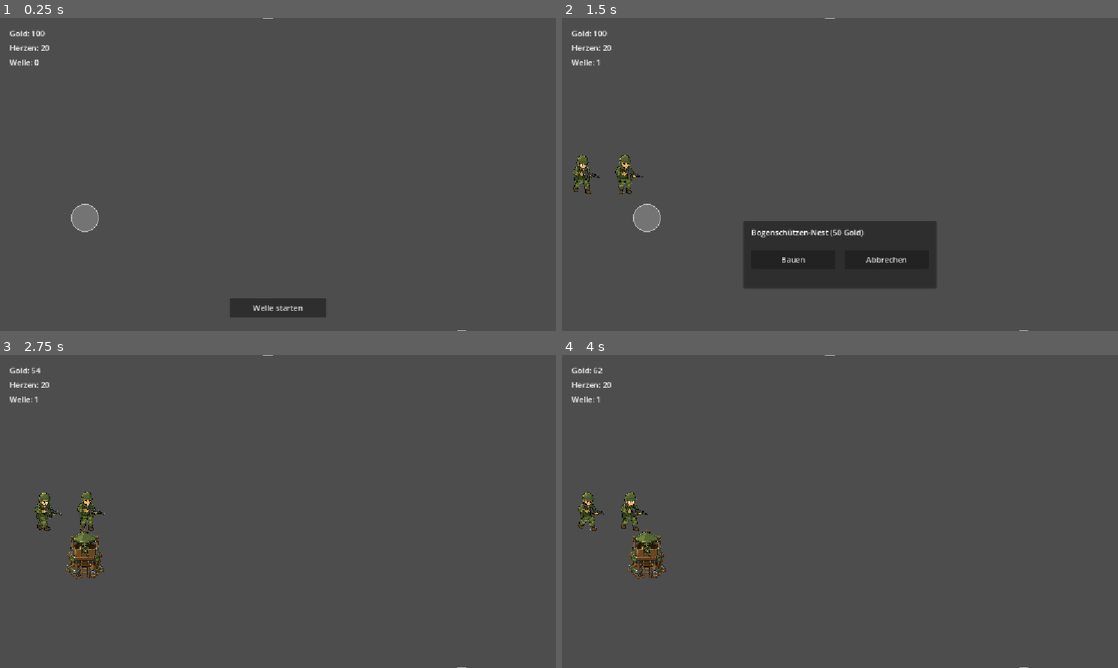
Above: before the commit, frames 1-4 (two rows, left to right).
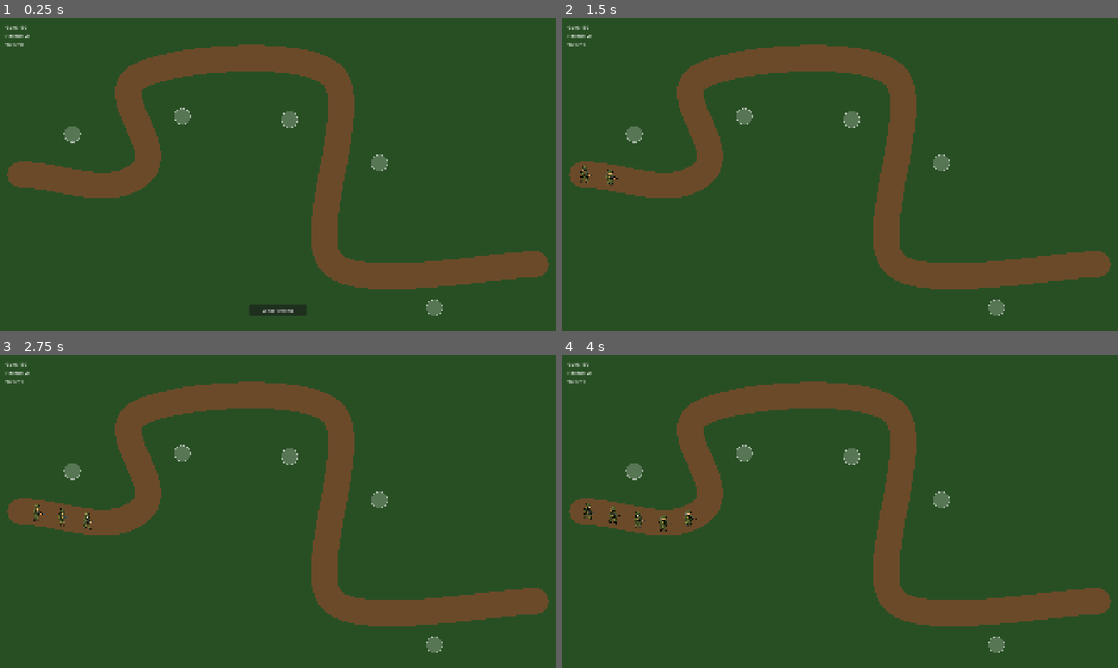
Above: after the commit, the same moments.

Repository: finn1908-ops/jungle-tower-defense
Game: Godot game, scene res://scenes/levels/PrototypeLevel.tscn
The game is run twice, just before and just after one commit, with the same random seed, the same clock (stepped at 60 frames per second) and the same inputs.
Inputs (mouse positions are in pixels of both pictures, inside the frame that each line leads up to):
- Up to frame 1 (0.25 s): no input
- Up to frame 2 (1.5 s): click "Welle starten" at 0.5 s; move the mouse to (645, 218) at 1.27 s; click (645, 218) at 1.42 s
- Up to frame 3 (2.75 s): click (233, 596) at 2 s, where only the run before the commit has a clickable "Bauen"
- Up to frame 4 (4 s): move the mouse to (728, 527) at 2.77 s; click (728, 527) at 2.92 s; move the mouse to (895, 442) at 3.52 s; click (895, 442) at 3.67 s

The runs differ from the first frame. In frame 1, 100% of the frame differs, in the area x 0-100%, y 0-100%; in frame 2, 100%; in frame 3, 100%; in frame 4, 100%.

Commit message:
Vertical Slice Teil 2: 1920x1080-Spielfeld, geschwungener Pfad, Projektile
Verbindliches Spielfeld 1920x1080 (Viewport-Groesse in project.godot),
Camera2D zentriert exakt darauf. Pfad ist jetzt eine geschwungene Curve2D
mit Catmull-Rom-Handles statt rechtwinkliger Ecken, sichtbar gemacht durch
ein braunes Line2D (90 Einheiten breit) auf gruener Polygon2D-Bodenflaeche
(reine Platzhalter-Farben). 5 Turm-Slots neu platziert, bevorzugt an
Kurven-Innenseiten mit Doppelabdeckung zweier Pfadabschnitte, alle
vollstaendig im Sichtbereich.

Dschungel-Spaeher (~65 hoch) und Bogenschuetzen-Nest (~120 hoch) neu
skaliert passend zur 90 Einheiten breiten Pfadbahn.

Lebensbalken in EnemyBase.gd (vererbt an alle Gegnertypen): rot/gruen,
nur sichtbar bei Schaden, Offset ueber neues EnemyConfig.health_bar_offset
(kein Hardcoding).

Neue Basisklasse ProjectileBase.gd + Szene: Bogenschuetzen-Nest feuert
jetzt sichtbare Pfeil-Projektile statt Instant-Hits, Schaden erst bei
Aufprall via uebergebenem Callable, Ziel-verschwunden-Fall verpufft ohne
Fehler, kurzer CPUParticles2D-Treffereffekt. TowerConfig.projectile_scene
optional - Tuerme ohne gesetztes Projektil bleiben beim alten Instant-Hit
(Dornen-Kaserne, Giftschleuder unveraendert im Verhalten).

TowerConfig.range in attack_range umbenannt (behebt Debugger-Warnung durch
Namenskollision mit eingebauter Funktion), in allen Verwendungen und allen
Tower-.tres-Dateien nachgezogen (Werte der pausierten Typen unveraendert,
Bogenschuetzen-Nest auf 220 fuer die neue Weltgroesse angepasst).

prototype_level_waves.tres nutzt jetzt ausschliesslich Dschungel-Spaeher
in 4 Wellen mit steigender Menge (6/8/10/14), Wildschwein-Rammler/
Stein-Panzerkaefer bleiben als Szenen/Configs unangetastet.

Mit einem temporaeren, nicht eingecheckten Headless-Testharness verifiziert:
Sichtbereichs-Check fuer Pfad/Slots/laufende Gegner, Bau, Projektiltreffer
inkl. Schaden-erst-bei-Aufprall, Projektil-Verpuffen bei vorher
entferntem Ziel, kompletter 4-Wellen-Durchlauf bis Sieg mit
Sternebewertung, sowie der erzwungene Game-Over- und Neustart-Fall.

Diff:
--- a/project.godot
+++ b/project.godot
@@ -22,6 +22,8 @@
 
 [display]
 
+window/size/viewport_width=1920
+window/size/viewport_height=1080
 window/stretch/mode="canvas_items"
 window/stretch/aspect="expand"
 
--- a/resources/enemies/dschungel_spaeher.tres
+++ b/resources/enemies/dschungel_spaeher.tres
@@ -13,3 +13,4 @@
 heart_cost = 1
 enrage_hp_threshold = 0.0
 enrage_speed_multiplier = 1.0
+health_bar_offset = 42.0
--- a/resources/towers/bogenschuetzen_nest.tres
+++ b/resources/towers/bogenschuetzen_nest.tres
@@ -1,7 +1,8 @@
-[gd_resource type="Resource" load_steps=3 format=3]
+[gd_resource type="Resource" load_steps=4 format=3]
 
 [ext_resource type="Script" path="res://scripts/resources/TowerConfig.gd" id="1"]
 [ext_resource type="Texture2D" path="res://assets/sprites/towers/bogenschuetzen_nest.png" id="2"]
+[ext_resource type="PackedScene" path="res://scenes/towers/ProjectileBase.tscn" id="3"]
 
 [resource]
 script = ExtResource("1")
@@ -11,8 +12,9 @@
 sell_refund_percent = 0.7
 damage = 6
 fire_rate = 0.3
-range = 150.0
+attack_range = 220.0
 is_aoe = false
 dot_damage_per_tick = 0
 dot_tick_interval = 1.0
 dot_duration = 0.0
+projectile_scene = ExtResource("3")
--- a/resources/towers/dornen_kaserne.tres
+++ b/resources/towers/dornen_kaserne.tres
@@ -11,7 +11,7 @@
 sell_refund_percent = 0.7
 damage = 4
 fire_rate = 0.5
-range = 70.0
+attack_range = 70.0
 is_aoe = true
 dot_damage_per_tick = 0
 dot_tick_interval = 1.0
--- a/resources/towers/giftschleuder.tres
+++ b/resources/towers/giftschleuder.tres
@@ -11,7 +11,7 @@
 sell_refund_percent = 0.7
 damage = 2
 fire_rate = 1.2
-range = 130.0
+attack_range = 130.0
 is_aoe = true
 dot_damage_per_tick = 2
 dot_tick_interval = 0.5
--- a/resources/waves/prototype_level_waves.tres
+++ b/resources/waves/prototype_level_waves.tres
@@ -1,11 +1,9 @@
-[gd_resource type="Resource" load_steps=19 format=3]
+[gd_resource type="Resource" load_steps=11 format=3]
 
 [ext_resource type="Script" path="res://scripts/resources/LevelWaves.gd" id="1"]
 [ext_resource type="Script" path="res://scripts/resources/WaveData.gd" id="2"]
 [ext_resource type="Script" path="res://scripts/resources/WaveEntry.gd" id="3"]
 [ext_resource type="PackedScene" path="res://scenes/enemies/DschungelSpaeher.tscn" id="4"]
-[ext_resource type="PackedScene" path="res://scenes/enemies/WildschweinRammler.tscn" id="5"]
-[ext_resource type="PackedScene" path="res://scenes/enemies/SteinPanzerkaefer.tscn" id="6"]
 
 [sub_resource type="Resource" id="Entry_w1_a"]
 script = ExtResource("3")
@@ -20,56 +18,32 @@
 [sub_resource type="Resource" id="Entry_w2_a"]
 script = ExtResource("3")
 enemy_scene = ExtResource("4")
-count = 4
-delay = 0.6
-
-[sub_resource type="Resource" id="Entry_w2_b"]
-script = ExtResource("3")
-enemy_scene = ExtResource("5")
-count = 4
-delay = 1.0
+count = 8
+delay = 0.7
 
 [sub_resource type="Resource" id="Wave_2"]
 script = ExtResource("2")
-entries = [SubResource("Entry_w2_a"), SubResource("Entry_w2_b")]
+entries = [SubResource("Entry_w2_a")]
 
 [sub_resource type="Resource" id="Entry_w3_a"]
 script = ExtResource("3")
-enemy_scene = ExtResource("5")
-count = 6
-delay = 0.7
-
-[sub_resource type="Resource" id="Entry_w3_b"]
-script = ExtResource("3")
-enemy_scene = ExtResource("6")
-count = 2
-delay = 2.0
+enemy_scene = ExtResource("4")
+count = 10
+delay = 0.6
 
 [sub_resource type="Resource" id="Wave_3"]
 script = ExtResource("2")
-entries = [SubResource("Entry_w3_a"), SubResource("Entry_w3_b")]
+entries = [SubResource("Entry_w3_a")]
 
 [sub_resource type="Resource" id="Entry_w4_a"]
 script = ExtResource("3")
 enemy_scene = ExtResource("4")
-count = 6
+count = 14
 delay = 0.5
-
-[sub_resource type="Resource" id="Entry_w4_b"]
-script = ExtResource("3")
-enemy_scene = ExtResource("5")
-count = 4
-delay = 0.6
-
-[sub_resource type="Resource" id="Entry_w4_c"]
-script = ExtResource("3")
-enemy_scene = ExtResource("6")
-count = 2
-delay = 1.5
 
 [sub_resource type="Resource" id="Wave_4"]
 script = ExtResource("2")
-entries = [SubResource("Entry_w4_a"), SubResource("Entry_w4_b"), SubResource("Entry_w4_c")]
+entries = [SubResource("Entry_w4_a")]
 
 [resource]
 script = ExtResource("1")
--- a/scenes/enemies/DschungelSpaeher.tscn
+++ b/scenes/enemies/DschungelSpaeher.tscn
@@ -41,6 +41,6 @@
 config = ExtResource("2")
 
 [node name="AnimatedSprite2D" type="AnimatedSprite2D" parent="."]
-scale = Vector2(0.132, 0.132)
+scale = Vector2(0.099, 0.099)
 sprite_frames = SubResource("SpriteFrames_1")
 animation = &"walk"
--- a/scenes/levels/PrototypeLevel.tscn
+++ b/scenes/levels/PrototypeLevel.tscn
@@ -14,33 +14,59 @@
 [node name="Level" type="Node2D"]
 script = ExtResource("1")
 
+[node name="Ground" type="Polygon2D" parent="."]
+color = Color(0.157, 0.31, 0.145, 1)
+polygon = PackedVector2Array(0, 0, 1920, 0, 1920, 1080, 0, 1080)
+
+[node name="PathVisual" type="Line2D" parent="."]
+width = 90.0
+default_color = Color(0.42, 0.29, 0.16, 1)
+joint_mode = 2
+begin_cap_mode = 2
+end_cap_mode = 2
+antialiased = true
+
+[node name="EnemyPath" type="Path2D" parent="."]
+
+[node name="TowerSlots" type="Node2D" parent="."]
+
+[node name="TowerSlot1" type="Area2D" parent="TowerSlots"]
+position = Vector2(630, 340)
+script = ExtResource("6")
+
+[node name="CollisionShape2D" type="CollisionShape2D" parent="TowerSlots/TowerSlot1"]
+shape = SubResource("CircleShape2D_slot")
+
+[node name="TowerSlot2" type="Area2D" parent="TowerSlots"]
+position = Vector2(1000, 350)
+script = ExtResource("6")
+
+[node name="CollisionShape2D" type="CollisionShape2D" parent="TowerSlots/TowerSlot2"]
+shape = SubResource("CircleShape2D_slot")
+
+[node name="TowerSlot3" type="Area2D" parent="TowerSlots"]
+position = Vector2(250, 400)
+script = ExtResource("6")
+
+[node name="CollisionShape2D" type="CollisionShape2D" parent="TowerSlots/TowerSlot3"]
+shape = SubResource("CircleShape2D_slot")
+
+[node name="TowerSlot4" type="Area2D" parent="TowerSlots"]
+position = Vector2(1500, 1000)
+script = ExtResource("6")
+
+[node name="CollisionShape2D" type="CollisionShape2D" parent="TowerSlots/TowerSlot4"]
+shape = SubResource("CircleShape2D_slot")
+
+[node name="TowerSlot5" type="Area2D" parent="TowerSlots"]
+position = Vector2(1310, 500)
+script = ExtResource("6")
+
+[node name="CollisionShape2D" type="CollisionShape2D" parent="TowerSlots/TowerSlot5"]
+shape = SubResource("CircleShape2D_slot")
+
 [node name="Camera2D" type="Camera2D" parent="."]
-position = Vector2(60, 0)
-
-[node name="EnemyPath" type="Path2D" parent="."]
-
-[node name="TowerSlots" type="Node2D" parent="."]
-
-[node name="TowerSlot1" type="Area2D" parent="TowerSlots"]
-position = Vector2(-340, 90)
-script = ExtResource("6")
-
-[node name="CollisionShape2D" type="CollisionShape2D" parent="TowerSlots/TowerSlot1"]
-shape = SubResource("CircleShape2D_slot")
-
-[node name="TowerSlot2" type="Area2D" parent="TowerSlots"]
-position = Vector2(40, -350)
-script = ExtResource("6")
-
-[node name="CollisionShape2D" type="CollisionShape2D" parent="TowerSlots/TowerSlot2"]
-shape = SubResource("CircleShape2D_slot")
-
-[node name="TowerSlot3" type="Area2D" parent="TowerSlots"]
-position = Vector2(440, 350)
-script = ExtResource("6")
-
-[node name="CollisionShape2D" type="CollisionShape2D" parent="TowerSlots/TowerSlot3"]
-shape = SubResource("CircleShape2D_slot")
+position = Vector2(960, 540)
 
 [node name="HUD" type="CanvasLayer" parent="."]
 script = ExtResource("3")
@@ -71,18 +97,18 @@
 text = "Welle: 0"
 
 [node name="StartWaveButton" type="Button" parent="HUD"]
-offset_left = 476.0
-offset_top = 580.0
-offset_right = 676.0
-offset_bottom = 620.0
+offset_left = 860.0
+offset_top = 990.0
+offset_right = 1060.0
+offset_bottom = 1030.0
 text = "Welle starten"
 
 [node name="BuildMenu" type="Panel" parent="HUD"]
 visible = false
-offset_left = 376.0
-offset_top = 420.0
-offset_right = 776.0
-offset_bottom = 560.0
+offset_left = 760.0
+offset_top = 440.0
+offset_right = 1160.0
+offset_bottom = 600.0
 
 [node name="BuildInfoLabel" type="Label" parent="HUD/BuildMenu"]
 offset_left = 16.0
@@ -107,10 +133,10 @@
 
 [node name="SellMenu" type="Panel" parent="HUD"]
 visible = false
-offset_left = 376.0
-offset_top = 420.0
-offset_right = 776.0
-offset_bottom = 560.0
+offset_left = 760.0
+offset_top = 440.0
+offset_right = 1160.0
+offset_bottom = 600.0
 
 [node name="SellInfoLabel" type="Label" parent="HUD/SellMenu"]
 offset_left = 16.0
@@ -135,10 +161,10 @@
 
 [node name="GameOverPanel" type="Panel" parent="HUD"]
 visible = false
-offset_left = 376.0
-offset_top = 260.0
-offset_right = 776.0
-offset_bottom = 400.0
+offset_left = 760.0
+offset_top = 440.0
+offset_right = 1160.0
+offset_bottom = 600.0
 
 [node name="GameOverLabel" type="Label" parent="HUD/GameOverPanel"]
 offset_left = 0.0
@@ -151,32 +177,32 @@
 
 [node name="GameOverRestartButton" type="Button" parent="HUD/GameOverPanel"]
 offset_left = 100.0
-offset_top = 80.0
+offset_top = 90.0
 offset_right = 300.0
-offset_bottom = 120.0
+offset_bottom = 130.0
 text = "Neustart"
 
 [node name="VictoryPanel" type="Panel" parent="HUD"]
 visible = false
-offset_left = 376.0
-offset_top = 260.0
-offset_right = 776.0
-offset_bottom = 400.0
+offset_left = 760.0
+offset_top = 440.0
+offset_right = 1160.0
+offset_bottom = 600.0
 
 [node name="VictoryLabel" type="Label" parent="HUD/VictoryPanel"]
 offset_left = 0.0
-offset_top = 20.0
+offset_top = 16.0
 offset_right = 400.0
-offset_bottom = 60.0
+offset_bottom = 56.0
 theme_override_font_sizes/font_size = 32
 horizontal_alignment = 1
 text = "SIEG!"
 
 [node name="StarsLabel" type="Label" parent="HUD/VictoryPanel"]
 offset_left = 0.0
-offset_top = 60.0
+offset_top = 56.0
 offset_right = 400.0
-offset_bottom = 90.0
+offset_bottom = 86.0
 theme_override_font_sizes/font_size = 24
 horizontal_alignment = 1
 text = "★★★"
--- a/scenes/towers/BogenschuetzenNest.tscn
+++ b/scenes/towers/BogenschuetzenNest.tscn
@@ -5,7 +5,7 @@
 [ext_resource type="Texture2D" path="res://assets/sprites/towers/bogenschuetzen_nest.png" id="3"]
 
 [sub_resource type="CircleShape2D" id="CircleShape2D_1"]
-radius = 150.0
+radius = 220.0
 
 [node name="BogenschuetzenNest" type="Node2D"]
 script = ExtResource("1")
@@ -13,7 +13,7 @@
 
 [node name="Sprite2D" type="Sprite2D" parent="."]
 texture = ExtResource("3")
-scale = Vector2(0.09, 0.09)
+scale = Vector2(0.096, 0.096)
 
 [node name="DetectionArea" type="Area2D" parent="."]
 collision_layer = 0
--- /dev/null
+++ b/scenes/towers/ProjectileBase.tscn
@@ -0,0 +1,10 @@
+[gd_scene load_steps=2 format=3]
+
+[ext_resource type="Script" path="res://scripts/entities/ProjectileBase.gd" id="1"]
+
+[node name="ProjectileBase" type="Node2D"]
+script = ExtResource("1")
+
+[node name="Polygon2D" type="Polygon2D" parent="."]
+color = Color(0.62, 0.45, 0.22, 1)
+polygon = PackedVector2Array(-12, -2, 4, -2, 4, -6, 14, 0, 4, 6, 4, 2, -12, 2)
--- a/scripts/entities/EnemyBase.gd
+++ b/scripts/entities/EnemyBase.gd
@@ -57,6 +57,7 @@
 	if _is_dead:
 		return
 	hp -= amount
+	queue_redraw()
 	if hp <= 0:
 		_die()
 
@@ -98,3 +99,14 @@
 
 func _on_game_over() -> void:
 	_game_over = true
+
+## Schmaler Lebensbalken ueber dem Kopf, nur sichtbar bei Schaden.
+func _draw() -> void:
+	if config == null or _is_dead or hp <= 0 or hp >= _max_hp:
+		return
+	var bar_width := 40.0
+	var bar_height := 5.0
+	var top_left := Vector2(-bar_width / 2.0, -config.health_bar_offset)
+	var ratio: float = float(hp) / float(_max_hp)
+	draw_rect(Rect2(top_left, Vector2(bar_width, bar_height)), Color(0.6, 0.08, 0.08))
+	draw_rect(Rect2(top_left, Vector2(bar_width * ratio, bar_height)), Color(0.15, 0.75, 0.2))
--- /dev/null
+++ b/scripts/entities/ProjectileBase.gd
@@ -0,0 +1,52 @@
+extends Node2D
+class_name ProjectileBase
+
+@export var speed: float = 700.0
+
+var _target: EnemyBase = null
+var _on_hit: Callable = Callable()
+
+## Startet den Flug zum Ziel. on_hit wird nur aufgerufen, wenn das Ziel beim
+## Aufprall noch existiert - stirbt/despawnt es vorher, verpufft das
+## Projektil einfach ohne Schaden und ohne Fehler.
+func launch(target: EnemyBase, on_hit: Callable) -> void:
+	_target = target
+	_on_hit = on_hit
+	if is_instance_valid(_target):
+		rotation = (_target.global_position - global_position).angle()
+
+func _physics_process(delta: float) -> void:
+	if not is_instance_valid(_target):
+		queue_free()
+		return
+	var to_target: Vector2 = _target.global_position - global_position
+	var step: float = speed * delta
+	if to_target.length() <= step:
+		_impact()
+		return
+	rotation = to_target.angle()
+	global_position += to_target.normalized() * step
+
+func _impact() -> void:
+	if is_instance_valid(_target) and _on_hit.is_valid():
+		_on_hit.call(_target)
+	_spawn_hit_effect()
+	queue_free()
+
+func _spawn_hit_effect() -> void:
+	var effect := CPUParticles2D.new()
+	effect.emitting = false
+	effect.one_shot = true
+	effect.amount = 10
+	effect.lifetime = 0.25
+	effect.explosiveness = 1.0
+	effect.spread = 180.0
+	effect.initial_velocity_min = 40.0
+	effect.initial_velocity_max = 100.0
+	effect.scale_amount_min = 2.5
+	effect.scale_amount_max = 2.5
+	effect.color = Color(1.0, 0.85, 0.3)
+	get_parent().add_child(effect)
+	effect.global_position = global_position
+	effect.emitting = true
+	get_tree().create_timer(effect.lifetime + 0.15).timeout.connect(effect.queue_free)
--- a/scripts/entities/TowerBase.gd
+++ b/scripts/entities/TowerBase.gd
@@ -17,7 +17,7 @@
 		_sprite.texture = config.texture
 	if _detection_shape.shape is CircleShape2D:
 		var shape: CircleShape2D = _detection_shape.shape.duplicate()
-		shape.radius = config.range
+		shape.radius = config.attack_range
 		_detection_shape.shape = shape
 	_fire_timer.wait_time = config.fire_rate
 	_fire_timer.timeout.connect(_on_fire_timer_timeout)
@@ -32,14 +32,24 @@
 
 func _fire_single() -> void:
 	var target := _find_target()
-	if target:
+	if target == null:
+		return
+	if config.projectile_scene:
+		_fire_projectile(target)
+	else:
 		_apply_hit(target)
+
+func _fire_projectile(target: EnemyBase) -> void:
+	var projectile: ProjectileBase = config.projectile_scene.instantiate()
+	get_tree().current_scene.add_child(projectile)
+	projectile.global_position = global_position
+	projectile.launch(target, _apply_hit)
 
 func _fire_aoe() -> void:
 	for enemy in get_tree().get_nodes_in_group("enemies"):
 		if not is_instance_valid(enemy):
 			continue
-		if global_position.distance_to(enemy.global_position) <= config.range:
+		if global_position.distance_to(enemy.global_position) <= config.attack_range:
 			_apply_hit(enemy)
 
 func _apply_hit(enemy: EnemyBase) -> void:
@@ -49,7 +59,7 @@
 
 func _find_target() -> EnemyBase:
 	if is_instance_valid(_current_target):
-		if global_position.distance_to(_current_target.global_position) <= config.range:
+		if global_position.distance_to(_current_target.global_position) <= config.attack_range:
 			return _current_target
 		_current_target = null
 	var best: EnemyBase = null
@@ -58,7 +68,7 @@
 		if not is_instance_valid(enemy):
 			continue
 		var distance: float = global_position.distance_to(enemy.global_position)
-		if distance > config.range:
+		if distance > config.attack_range:
 			continue
 		var progress: float = enemy.get_path_progress()
 		if progress > best_progress:
--- a/scripts/resources/EnemyConfig.gd
+++ b/scripts/resources/EnemyConfig.gd
@@ -11,3 +11,7 @@
 
 @export var enrage_hp_threshold: float = 0.0
 @export var enrage_speed_multiplier: float = 1.0
+
+## Abstand des Lebensbalkens ueber dem Node-Ursprung, relativ zur Sprite-Hoehe
+## dieses Gegnertyps (Welt-Einheiten).
+@export var health_bar_offset: float = 40.0
--- a/scripts/resources/TowerConfig.gd
+++ b/scripts/resources/TowerConfig.gd
@@ -9,9 +9,13 @@
 
 @export var damage: int = 5
 @export var fire_rate: float = 1.0
-@export var range: float = 150.0
+@export var attack_range: float = 150.0
 
 @export var is_aoe: bool = false
 @export var dot_damage_per_tick: int = 0
 @export var dot_tick_interval: float = 1.0
 @export var dot_duration: float = 0.0
+
+## Optional: sichtbares Projektil (ProjectileBase-Szene). Wenn nicht gesetzt,
+## trifft der Turm sein Ziel weiterhin sofort (Instant-Hit).
+@export var projectile_scene: PackedScene
--- a/scripts/systems/PrototypeLevel.gd
+++ b/scripts/systems/PrototypeLevel.gd
@@ -4,6 +4,7 @@
 @export var starting_hearts: int = 20
 
 @onready var _enemy_path: Path2D = $EnemyPath
+@onready var _path_visual: Line2D = $PathVisual
 
 func _ready() -> void:
 	get_viewport().physics_object_picking = true
@@ -11,12 +12,15 @@
 	GameState.reset(starting_hearts)
 	_build_path()
 
+## Geschwungene Streckenfuehrung innerhalb des 1920x1080-Spielfelds, Tangenten
+## per Catmull-Rom-Handles gesetzt statt scharfer 90-Grad-Ecken.
 func _build_path() -> void:
 	var curve := Curve2D.new()
-	curve.add_point(Vector2(-480, 0))
-	curve.add_point(Vector2(-200, 0))
-	curve.add_point(Vector2(-200, -260))
-	curve.add_point(Vector2(280, -260))
-	curve.add_point(Vector2(280, 260))
-	curve.add_point(Vector2(600, 260))
+	curve.add_point(Vector2(70, 540), Vector2.ZERO, Vector2(140, 0))
+	curve.add_point(Vector2(480, 540), Vector2(-110.8, 85.6), Vector2(110.8, -85.6))
+	curve.add_point(Vector2(480, 200), Vector2(-124.8, 63.4), Vector2(124.8, -63.4))
+	curve.add_point(Vector2(1150, 200), Vector2(-100.5, -97.5), Vector2(100.5, 97.5))
+	curve.add_point(Vector2(1150, 850), Vector2(-104.6, -93.1), Vector2(104.6, 93.1))
+	curve.add_point(Vector2(1850, 850), Vector2(-140, 0), Vector2.ZERO)
 	_enemy_path.curve = curve
+	_path_visual.points = curve.get_baked_points()
Not shown, added: scripts/entities/ProjectileBase.gd.uid
